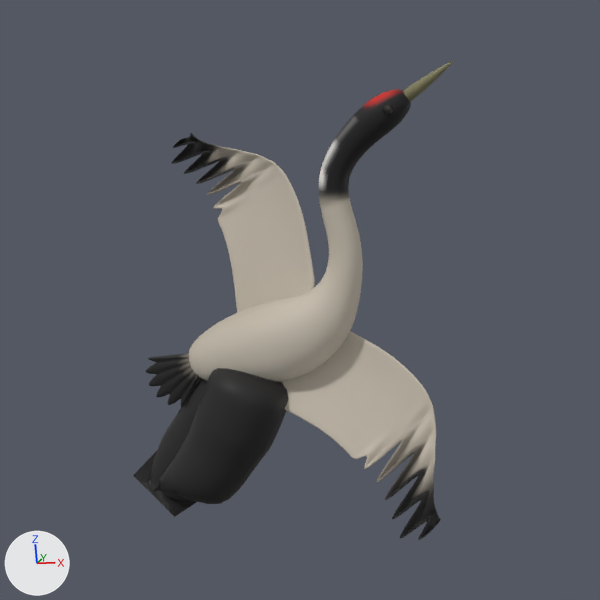
Renders of the Blender file docs/design/trana/trana.blend from each side of a commit.
The view is the same before and after, from the file's camera 'Camera'. The axes (+X, +Y, +Z) are drawn at lower left. The lights are the same throughout. The picture after the commit comes second.

Names of what the first picture shows: 'Body', 'Leg', 'Leg.001', 'Tail', 'WingFar', 'WingNear' and 2 more.
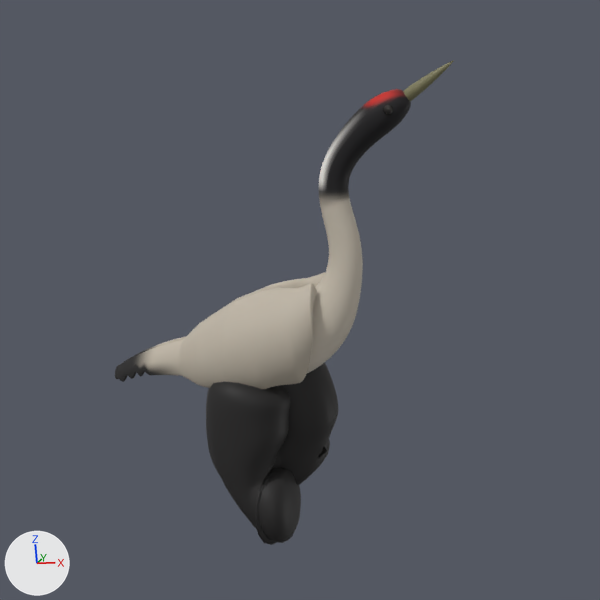
The change, as a list of edits to the scene's bpy script:
```text
Change me_leg:
    remove me_leg.from_pydata(...)  # 9 vertices, 0 faces, 8 loose edges; spans x -0.787..-0.132, y 0.1..0.156, z -0.81..-0.02
    add me_leg.from_pydata(...)  # 12 vertices, 0 faces, 11 loose edges; spans x -0.08..0.06, y 0.085..0.175, z -0.752..-0.04
    me_leg part 1: the whole mesh is rebuilt
Change me_leg_001:
    remove me_leg_001.from_pydata(...)  # 9 vertices, 0 faces, 8 loose edges; spans x -0.558..-0.102, y -0.156..-0.1, z -0.824..-0.02
    add me_leg_001.from_pydata(...)  # 12 vertices, 0 faces, 11 loose edges; spans x -0.18..0.07, y -0.204..-0.056, z -0.8..-0.04
    me_leg_001 part 2: the whole mesh is rebuilt
Remove ob_wingfar:
    ob_wingfar = bpy.data.objects.new('WingFar', me_wingfar)
Remove ob_wingnear:
    ob_wingnear = bpy.data.objects.new('WingNear', me_wingnear)
Remove ob_tail:
    ob_tail = bpy.data.objects.new('Tail', me_tail)
Add ob_wingr:
    ob_wingr = bpy.data.objects.new('WingR', me_wingr)  # 1547 vertices, 1440 faces; spans x -0.95..0.27, y -0.289..-0.03, z -0.117..0.419; modifiers SOLIDIFY, SUBSURF
    ob_wingr.location = (0.0, 0.0, 0.0)
Add ob_wingl:
    ob_wingl = bpy.data.objects.new('WingL', me_wingl)  # 1547 vertices, 1440 faces; spans x -0.95..0.27, y 0.03..0.289, z -0.117..0.419; modifiers SOLIDIFY, SUBSURF
    ob_wingl.location = (0.0, 0.0, 0.0)
```

What differs and where, as boxes (x1, y1, x2, y2) in the pictures (600 x 600 px):
'WingNear', deleted
    before: (282, 331, 441, 540)
'Leg.001', reshaped
    before: (154, 368, 288, 504)
    after: (206, 382, 301, 545)
'WingFar', deleted
    before: (172, 133, 315, 313)
'WingR', added
    after: (115, 283, 317, 389)
'Leg', reshaped
    before: (133, 377, 207, 517)
    after: (273, 363, 338, 485)
'Tail', deleted
    before: (146, 353, 200, 408)
'WingL', added (mostly hidden)
    after: (124, 272, 325, 362)
